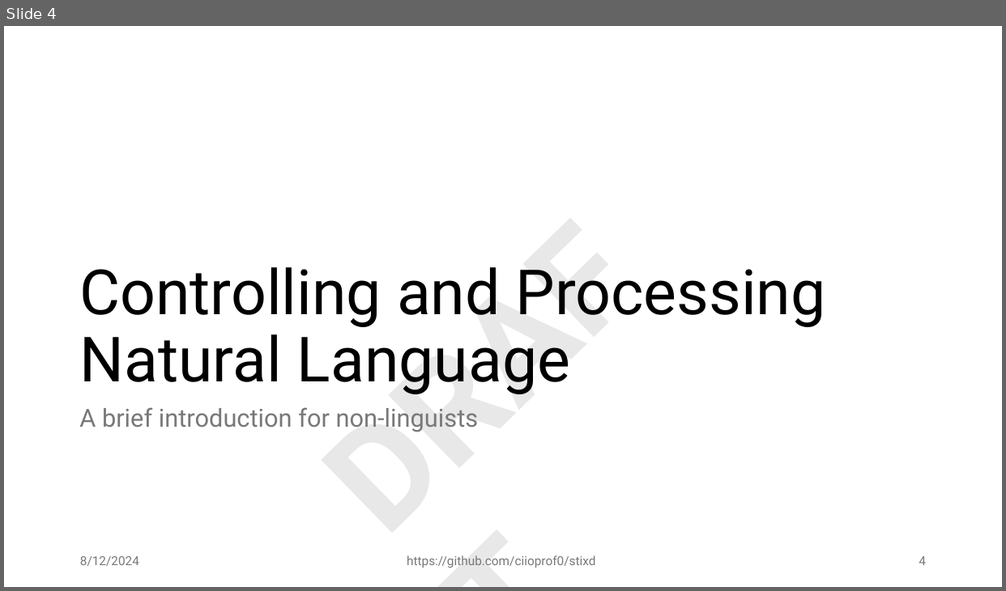
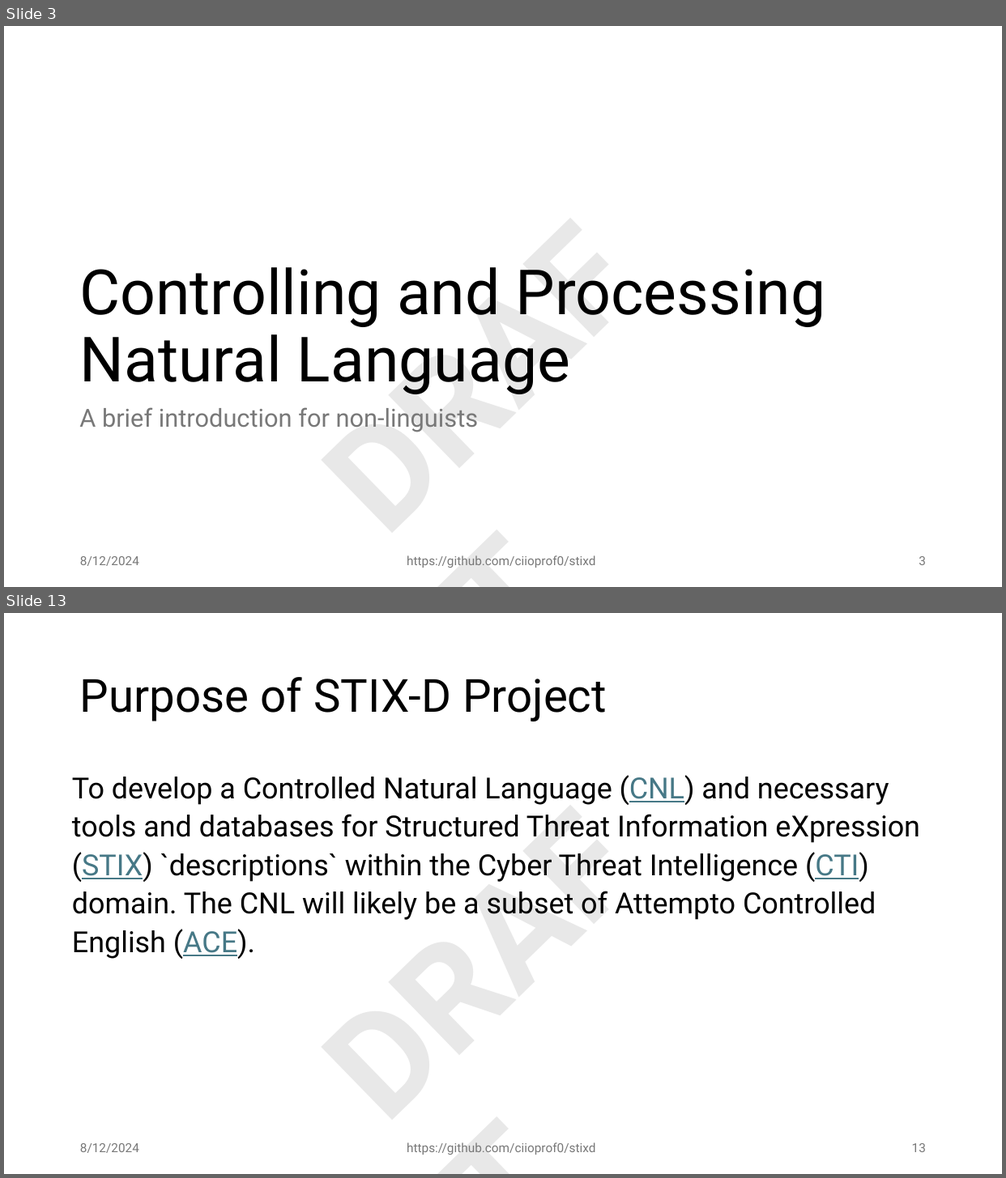
Before and after one commit to ciioprof0/stixd, a slide deck: docs/stixd_demo.pptx. Shown one above the other, each under a label of ours: slide 4 before the commit, slides 3 and 13 after it; the slides between them are not shown. The pictures are 1006x591 and 1006x1178 pixels, drawn with LibreOffice and Linux fonts; fonts in the diff are those of the drawing. Boxes give left, top, right and bottom in pixels: in the first picture for what was removed or moved away, otherwise in the second. Text is boxed around its words. In the diff, an @@ line names an element or a change of style, - is before the commit and + after.

```diff
--- a/docs/stixd_demo.pptx
+++ b/docs/stixd_demo.pptx
@@ slide 13 added at [4, 613, 1002, 1174], background #FFFFFF; not listed: 1 template element that a slide beside it also shows @@
@@ title added at [80, 677, 607, 722], 44 pt, text #000000 @@
+Purpose of STIX-D Project
@@ text added at [72, 775, 920, 959], 28 pt, text #000000 @@
+To develop a Controlled Natural Language (CNL) and necessary tools and databases for Structured Threat Information eXpression (STIX) `descriptions` within the Cyber Threat Intelligence (CTI) domain. The CNL will likely be a subset of Attempto Controlled English (ACE).
@@ text added at [80, 1144, 139, 1153], 12 pt, text #797979 @@
+8/12/2024
@@ text added at [407, 1143, 595, 1155], 12 pt, text #797979 @@
+https://github.com/ciioprof0/stixd
@@ page number added at [912, 1144, 926, 1152], 12 pt, text #797979 @@
+13
@@ what was slide 4 is now slide 3 @@
@@ page number at [918, 557, 926, 565]: text changed @@
-4
+3
```
Also in this commit, not shown: 12 slides changed, 2 other slides added, 1 slide removed.
